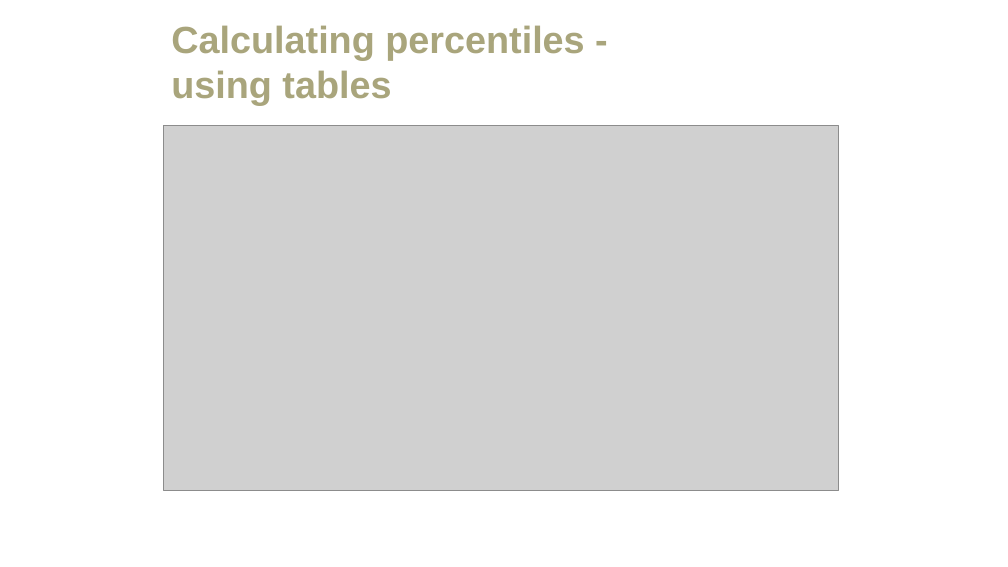
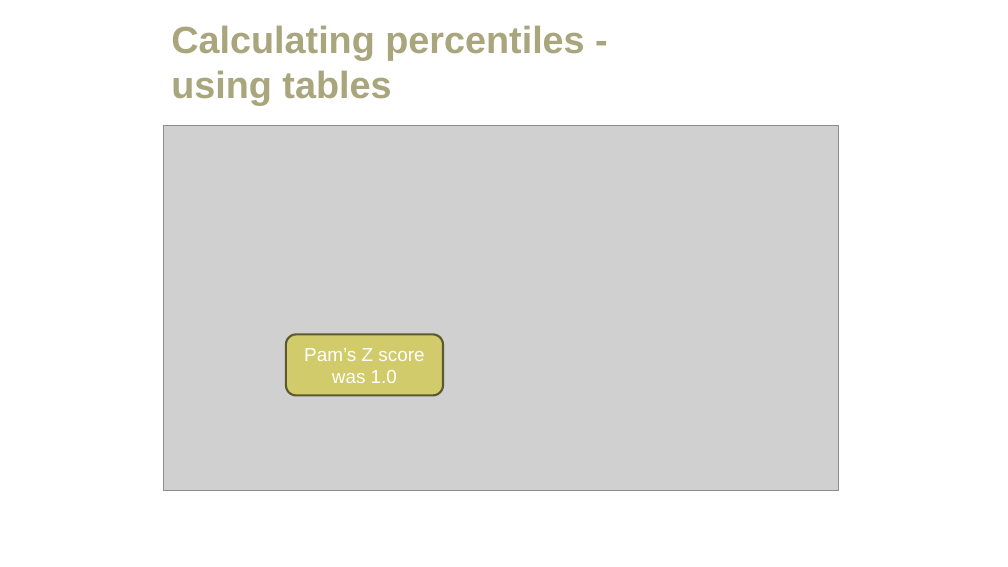
Before and after one commit to amosca01/MATH108-F23, a slide deck: slide 17 of slides/05-normal-distribution.pptx (slide 18 before the commit). Drawn at 1008x567 pixels with LibreOffice and Linux fonts; fonts in the diff are those of the drawing; grey boxes stand for pictures. Boxes give left, top, right and bottom in pixels: in the first picture for what was removed or moved away, otherwise in the second. Text is boxed around its words. In the diff, an @@ line names an element or a change of style, - is before the commit and + after.

```diff
--- a/slides/05-normal-distribution.pptx
+++ b/slides/05-normal-distribution.pptx
@@ rounded rectangle added at (x1=286, y1=334, x2=443, y2=395), fill #D2CB6C, outline #5C592F 2 pt, 18 pt, text #FFFFFF @@
+Pam’s Z score was 1.0
```
Also in this commit, not shown: 10 other slides changed, 18 slides added, 31 slides removed, 6 other files.
